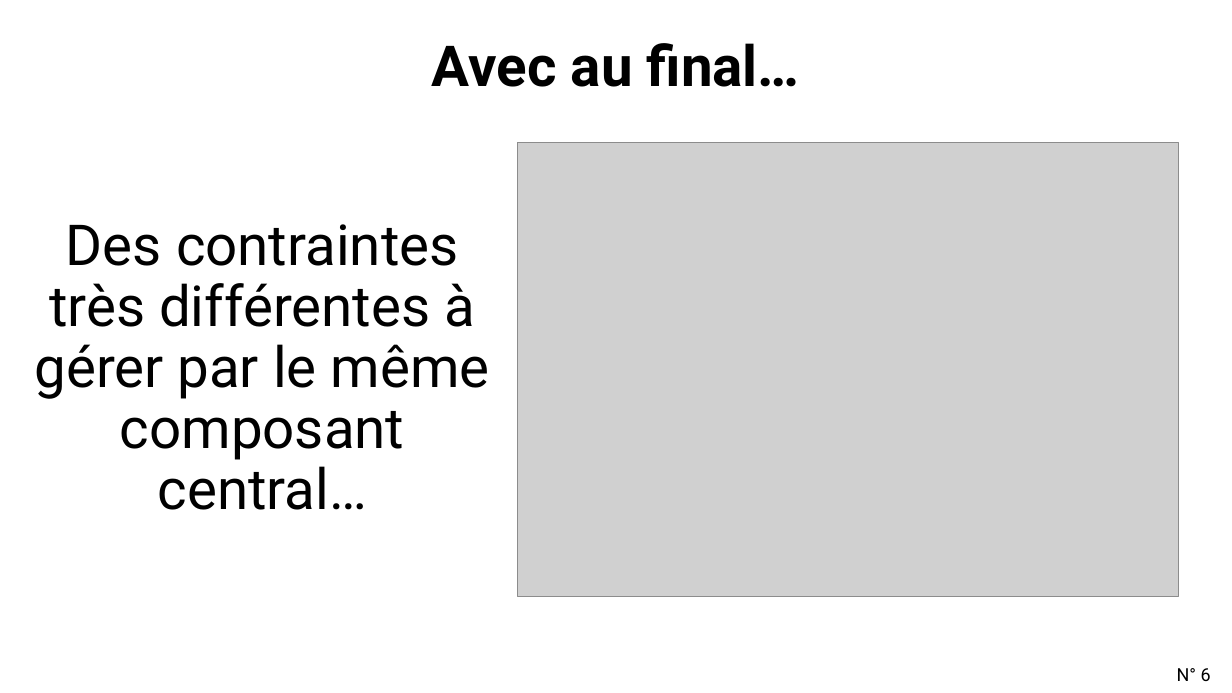
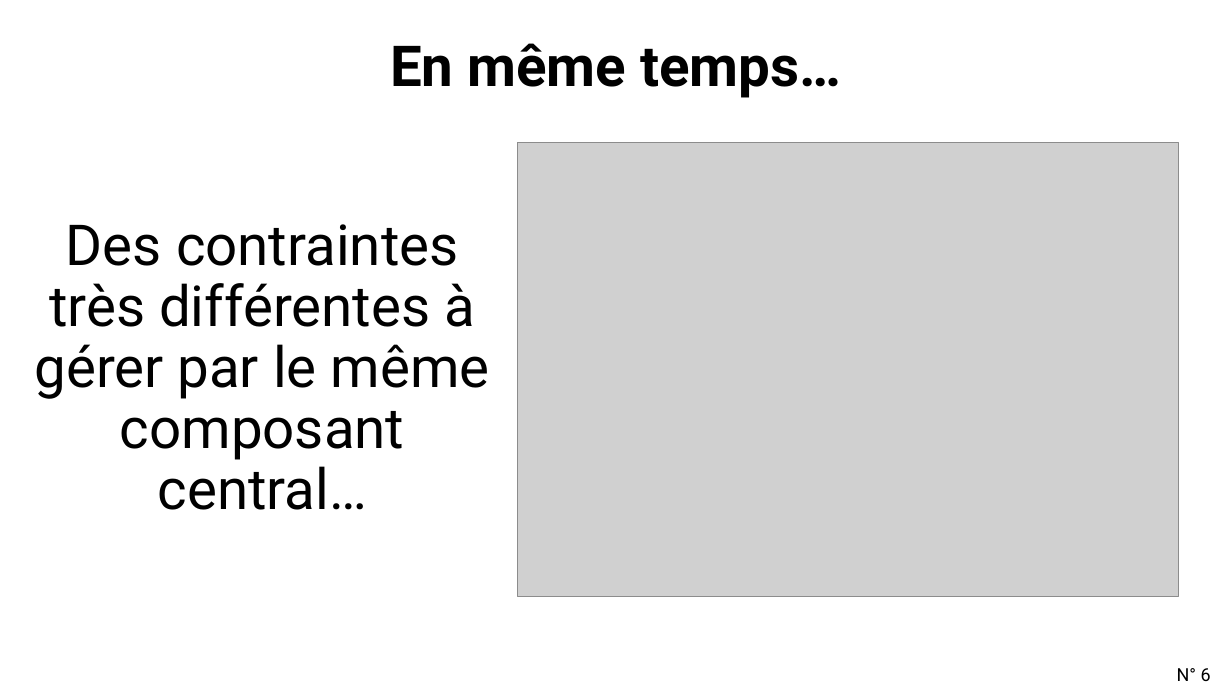
Before and after one commit to tpierrain/CQRS-slides, a slide deck: slide 6 of french/DecouvrirCQRSparLaPratique.pptx. Drawn at 1232x693 pixels with LibreOffice and Linux fonts; fonts in the diff are those of the drawing; grey boxes stand for pictures; background and template pictures are left out. Boxes give left, top, right and bottom in pixels: in the first picture for what was removed or moved away, otherwise in the second. Text is boxed around its words. In the diff, an @@ line names an element or a change of style, - is before the commit and + after.

```diff
--- a/french/DecouvrirCQRSparLaPratique.pptx
+++ b/french/DecouvrirCQRSparLaPratique.pptx
@@ title at box(390, 43, 841, 98): text changed @@
-Avec au final…
+En même temps…
```
Also in this commit, not shown: 1 other slide changed.
